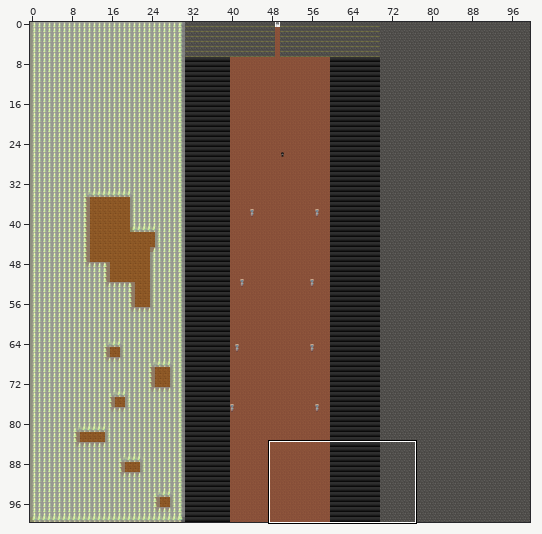
Tiled map: assets/levels/level3.tmx. Above, an overview of the earlier version with the close-up marked.
Close-up. Before the edit:
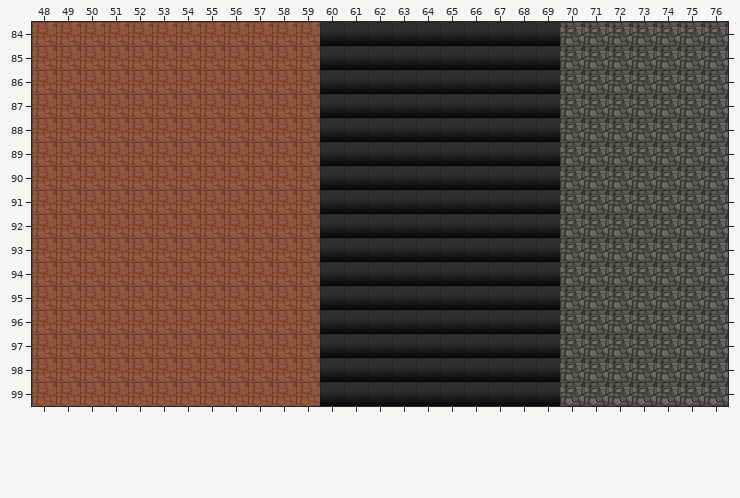
Cells are 32x32 px. Shown: x 48..76, y 84..99. The commit also changed other parts of the map, which this record leaves out.
And afterwards:
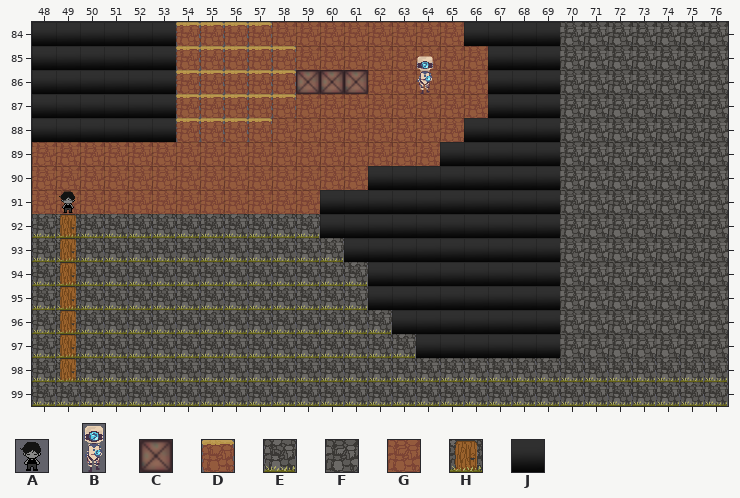
Key: from "Objetos/Entidades": A 7 "main-front-idle", B 9 "robot-5", C 14 "mbox"; from "terrain": D 80 "level2-sand-textured-3", E 84 "level2-stone-textured-1", F 88 "level2-stone-2", G 89 "level2-dirt-2", H 91 "closed-door-32x32", J 132 "hole".
_ is an empty cell, # one hidden under a higher layer, . an unchanged one.
The edit:
--- layer "terrain"
@@ x 48..66 @@
- 84 GGGGGGGGGG..JJJJJJ.
- 85 GGGGGGGGGGG.JJJJJJJ
- 86 GGGGGGGGGGG.JJJJJJJ
- 87 GGGGGGGGGGG.JJJJJJJ
- 88 GGGGGGGGGG..JJJJJJ.
- 89 ............JJJJJ..
- 90 ............JJ.....
+ 84 JJJJJJDDDD..GGGGGG.
+ 85 JJJJJJDDDDD.GGGGGGG
+ 86 JJJJJJDDDDD.##GGGGG
+ 87 JJJJJJDDDDD.GGGGGGG
+ 88 JJJJJJDDDD..GGGGGG.
+ 89 ............GGGGG..
+ 90 ............GG.....
@@ x 48..76 @@
- 92 GGGGGGGGGGGG.................
- 93 GGGGGGGGGGGGJ................
- 94 GGGGGGGGGGGGJJ...............
- 95 GGGGGGGGGGGGJJ...............
- 96 GGGGGGGGGGGGJJJ..............
- 97 GGGGGGGGGGGGJJJJ.............
- 98 GGGGGGGGGGGGJJJJJJJJJJFFFFFFF
- 99 GGGGGGGGGGGGJJJJJJJJJJFFFFFFF
+ 92 EHEEEEEEEEEE.................
+ 93 EHEEEEEEEEEEE................
+ 94 EHEEEEEEEEEEEE...............
+ 95 EHEEEEEEEEEEEE...............
+ 96 EHEEEEEEEEEEEEE..............
+ 97 EHEEEEEEEEEEEEEE.............
+ 98 EHEEEEEEEEEEEEEEEEEEEEEEEEEEE
+ 99 EEEEEEEEEEEEEEEEEEEEEEEEEEEEE
--- layer "objects"
@@ x 59..64 @@
- 86 ___.._
+ 86 CCC..B
@@ x 49..49 @@
- 91 _
+ 91 A
Changed places in both close-ups, as pixel boxes (x1, y1, x2, y2):
changed: (32, 22, 488, 190)
changed: (32, 191, 728, 406)
